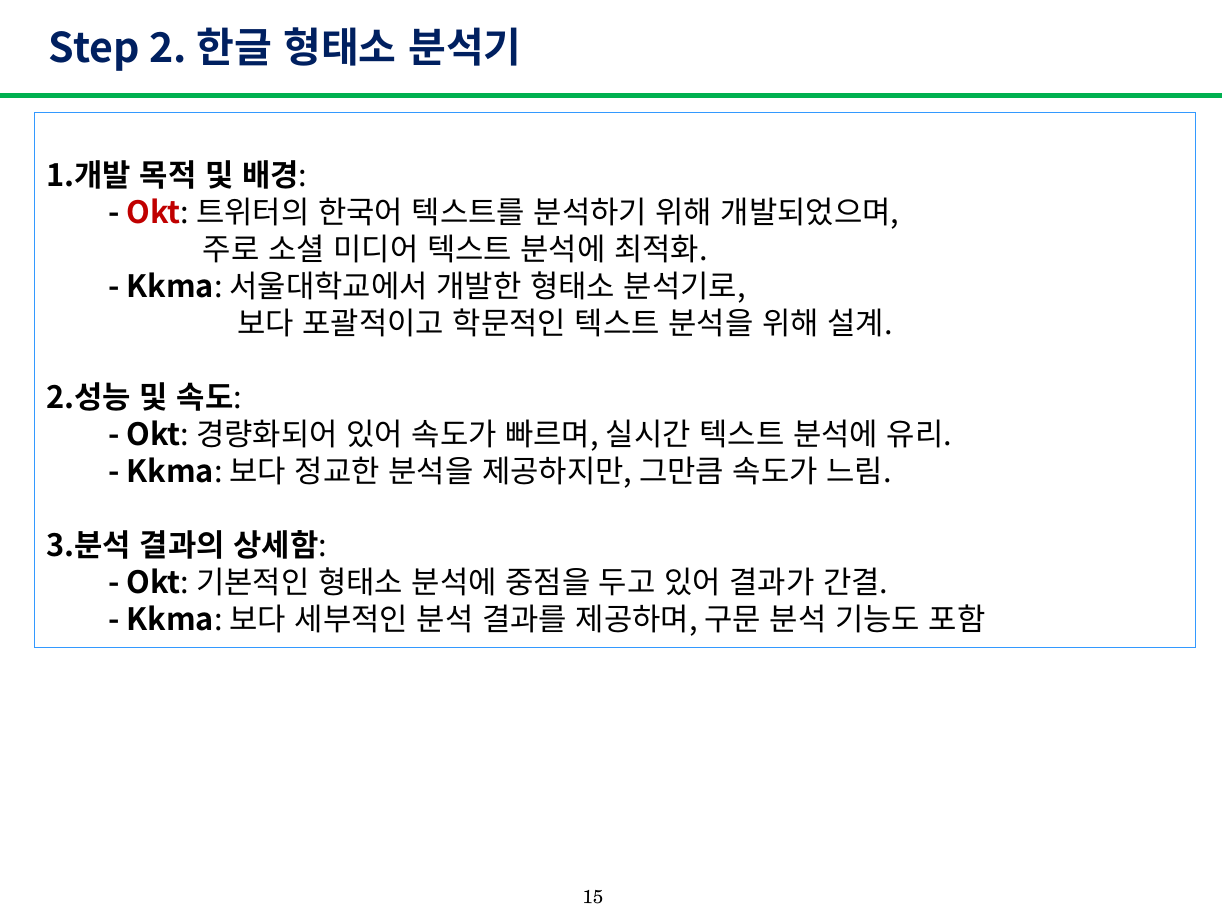
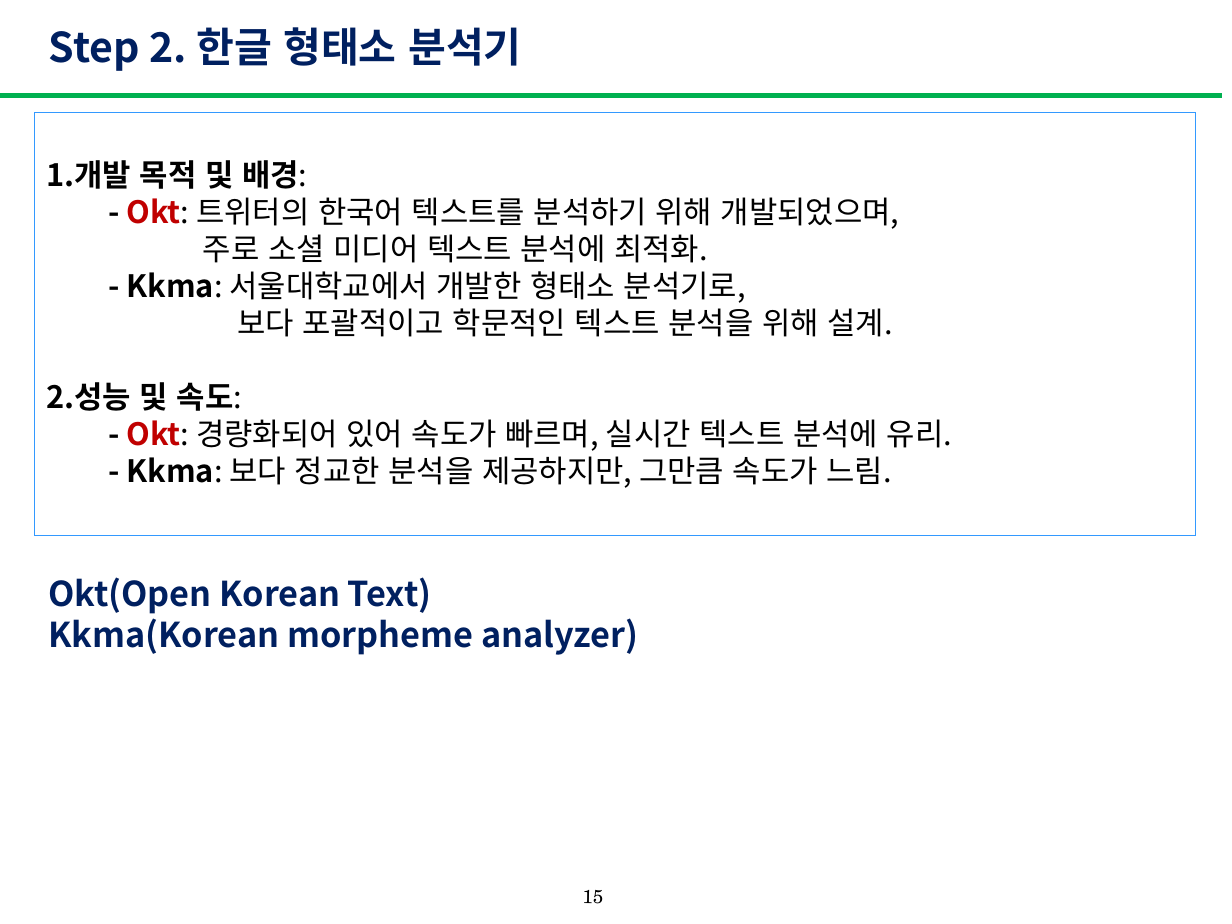
Before and after one commit to yoon-hyosun/PA, a slide deck: slide 15 of 한국어분석과워드클라우드_4.pptx. Drawn at 1232x924 pixels with LibreOffice and Linux fonts; fonts in the diff are those of the drawing. Boxes give left, top, right and bottom in pixels: in the first picture for what was removed or moved away, otherwise in the second. Text is boxed around its words. In the diff, an @@ line names an element or a change of style, - is before the commit and + after.

```diff
--- a/한국어분석과워드클라우드_4.pptx
+++ b/한국어분석과워드클라우드_4.pptx
@@ rectangle "개발 목적 및 배경:": place and size @@
-rectangle "개발 목적 및 배경:" at (34,113,1196,648)
+rectangle "개발 목적 및 배경:" at (34,113,1196,536)
@@ text in rectangle at (126,419,952,451): text colour #000000 to #C00000 in "Okt:" @@
@@ text in rectangle at (46,530,986,636): paragraphs removed @@
-3. 분석 결과의 상세함:
-  - Okt: 기본적인 형태소 분석에 중점을 두고 있어 결과가 간결.
-  - Kkma: 보다 세부적인 분석 결과를 제공하며, 구문 분석 기능도 포함
@@ text added at (48,577,638,655), 20 pt, text #002060, bold @@
+Okt(Open Korean Text)
+Kkma(Korean morpheme analyzer)
```
Also in this commit, not shown: 31 other slides changed, 8 slides added, 2 slides removed.
